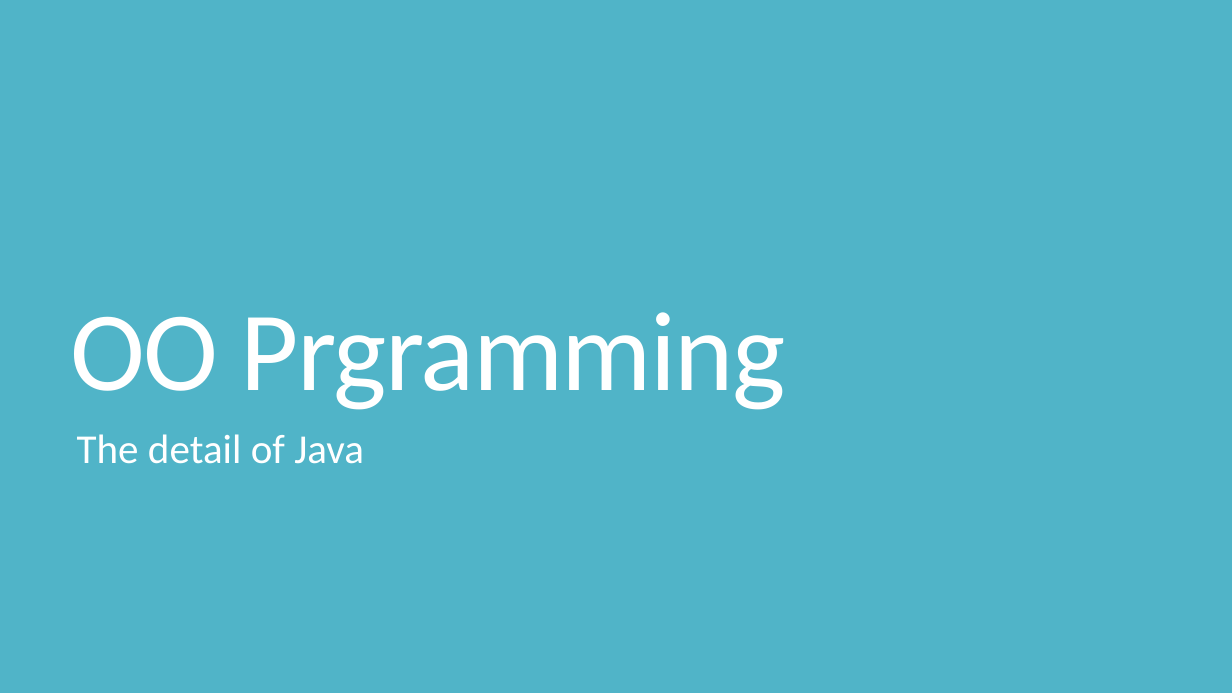
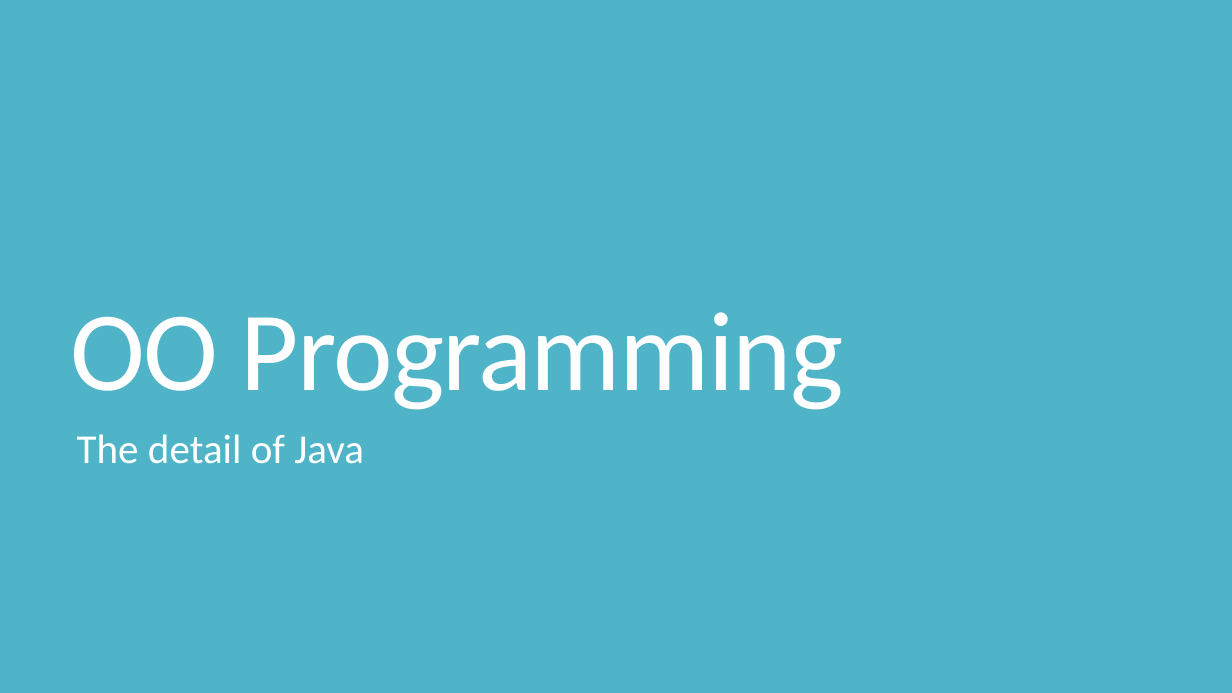
Before and after one commit to shabbir-hussain/ecse321tutW15, a slide deck: slide 1 of 05-OO programming.pptx. Drawn at 1232x693 pixels with LibreOffice and Linux fonts; fonts in the diff are those of the drawing. Boxes give left, top, right and bottom in pixels: in the first picture for what was removed or moved away, otherwise in the second. Text is boxed around its words. In the diff, an @@ line names an element or a change of style, - is before the commit and + after.

```diff
--- a/05-OO programming.pptx
+++ b/05-OO programming.pptx
@@ title at [70,312,843,410]: text changed @@
-OO Prgramming
+OO Programming
```
Also in this commit, not shown: 1 other slide changed, 1 other file.
